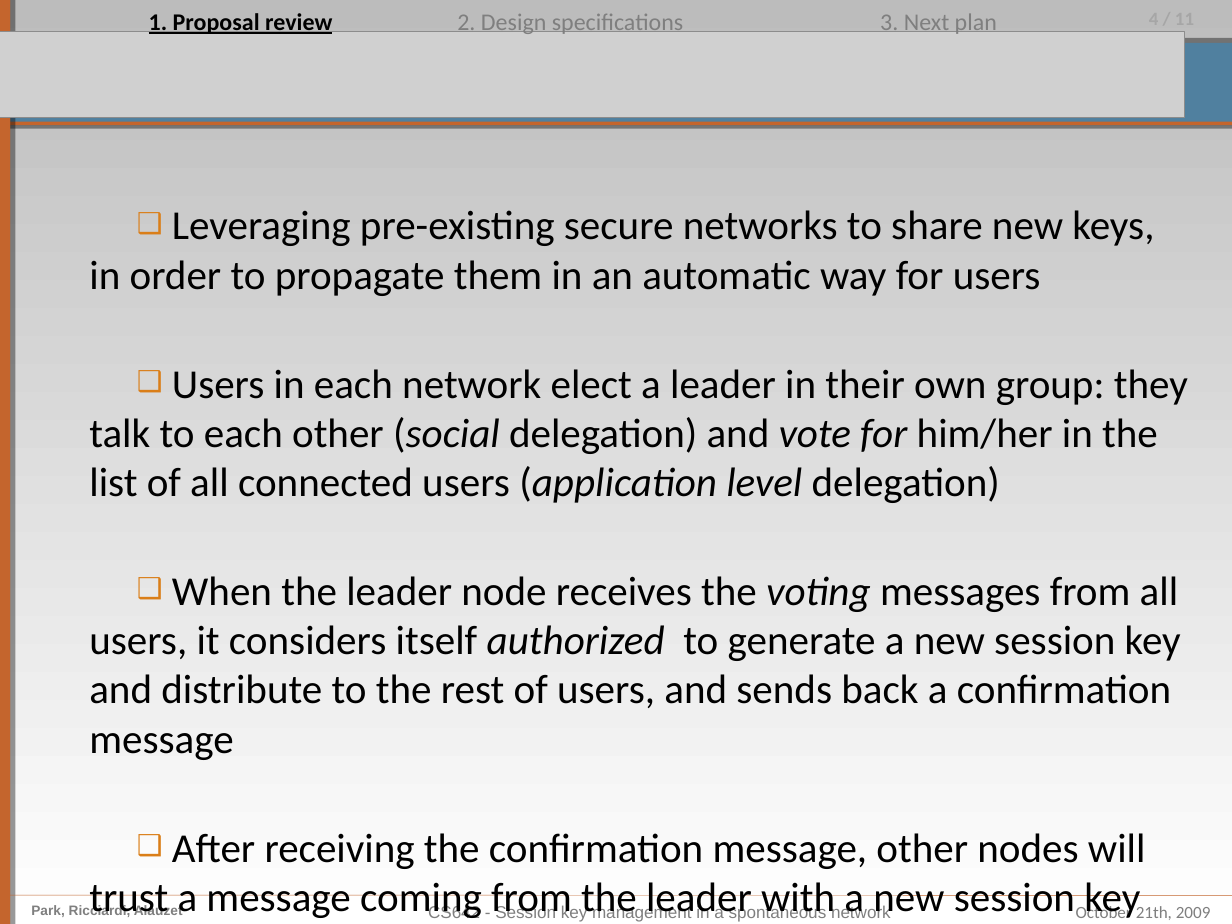
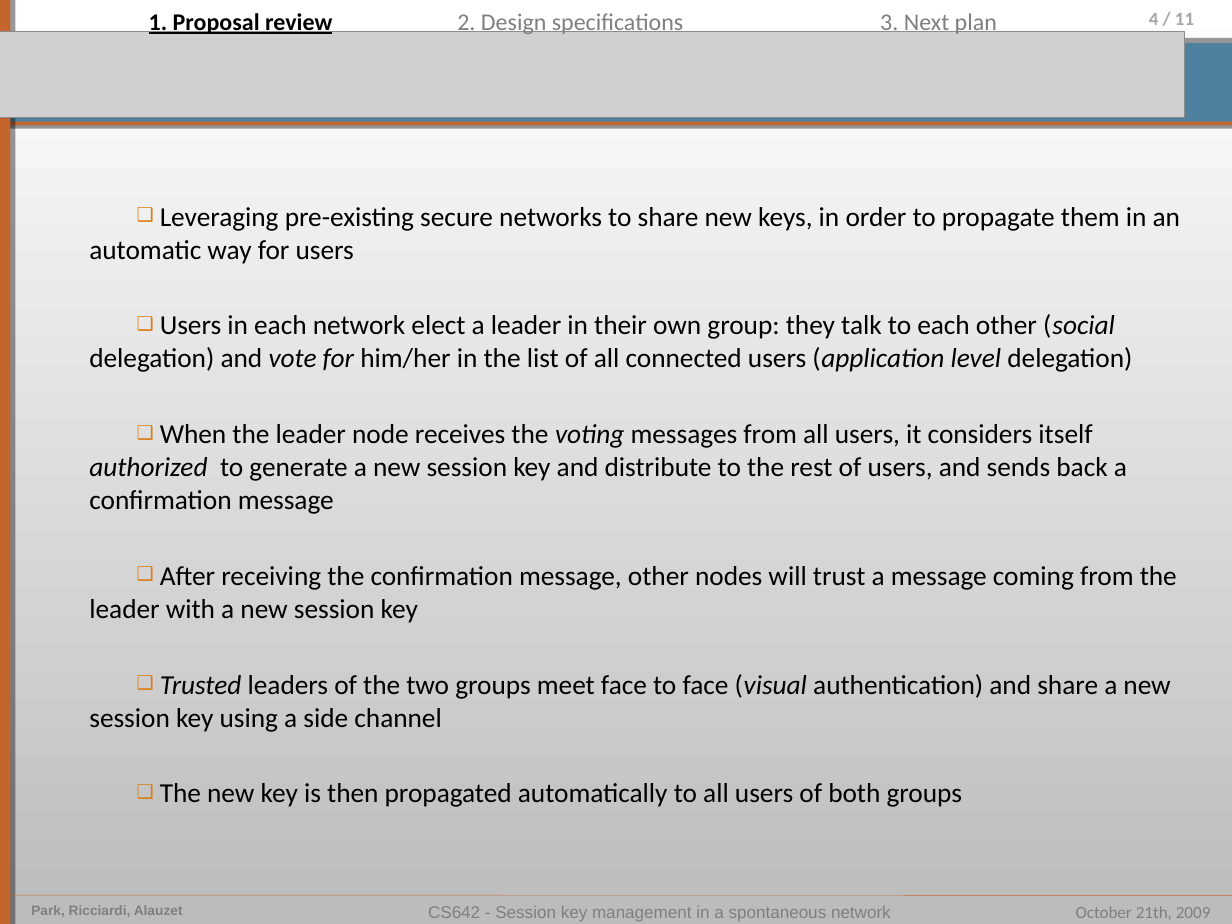
Before and after one commit to pierrealauzet/skemasnet, a slide deck: slide 4 of 2_design/CS642_Skemasnet_design_addendum.ppt. Drawn at 1232x924 pixels with LibreOffice and Linux fonts; fonts in the diff are those of the drawing; grey boxes stand for pictures. Boxes give left, top, right and bottom in pixels: in the first picture for what was removed or moved away, otherwise in the second. Text is boxed around its words. In the diff, an @@ line names an element or a change of style, - is before the commit and + after.

```diff
--- a/2_design/CS642_Skemasnet_design_addendum.ppt
+++ b/2_design/CS642_Skemasnet_design_addendum.ppt
@@ background gradient #FFFFFF to #BCBCBC to gradient #BCBCBC to #FFFFFF @@
@@ page number added at [1149, 13, 1194, 25], 11 pt, text #A6A6A6, bold @@
+4 / 11
@@ text "Leveraging pre-existing secure networks to ..." at [89, 207, 1180, 807]: size 24 to 16 pt; indent changed @@
@@ text "CS642 - Session key management ..." rewrapped from [428, 904, 827, 922] to [428, 906, 891, 921] @@
```
Also in this commit, not shown: 8 other slides changed.
